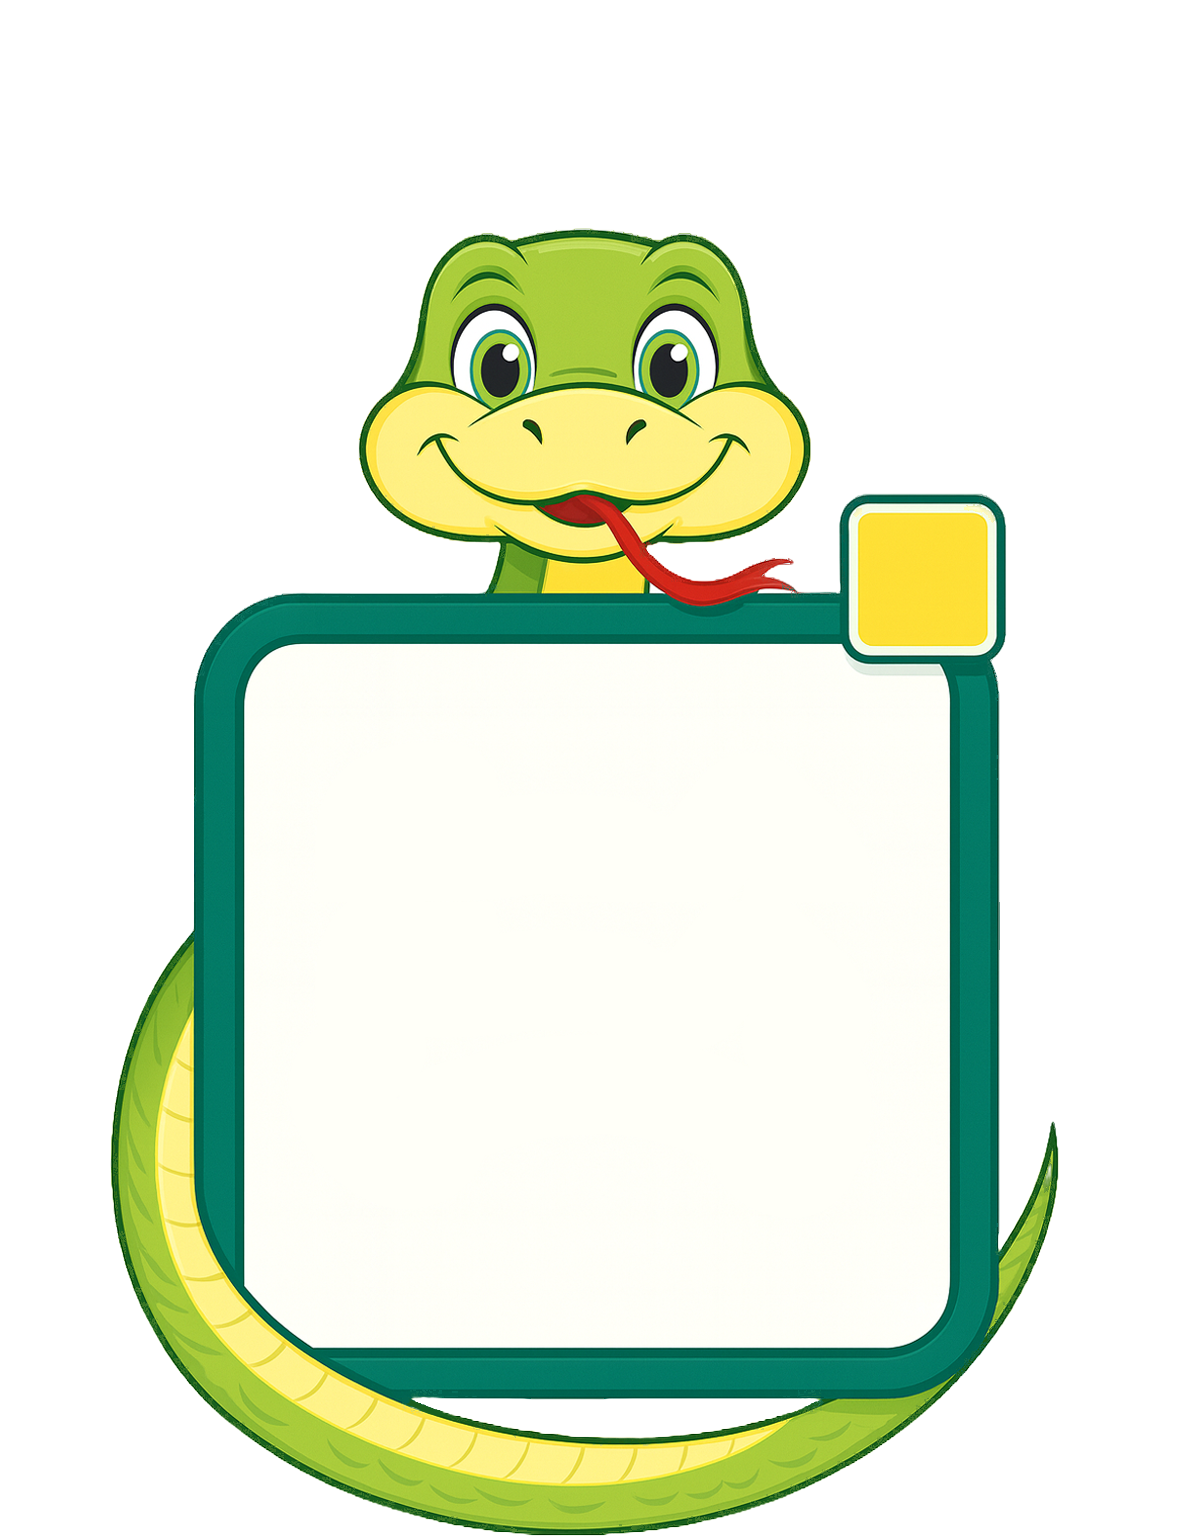
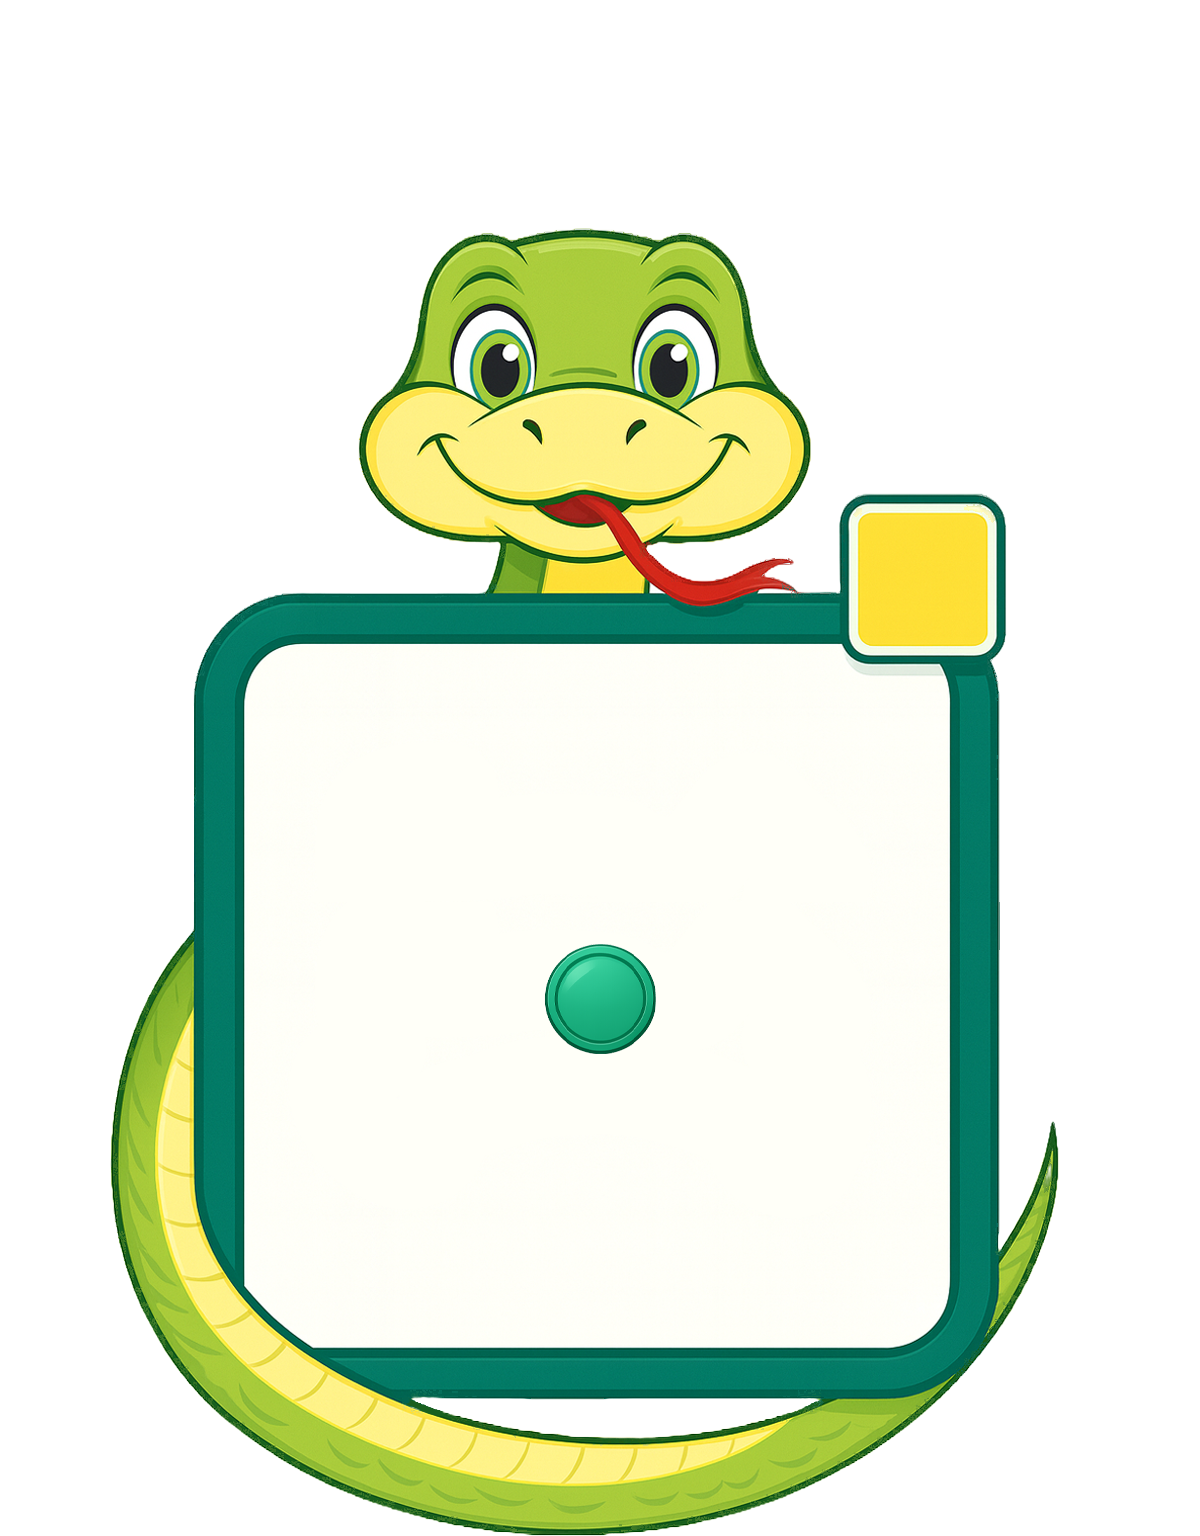
Layers edited between the first and the second 1200 × 1536 image:
added layer "Слой 2" above "Слой 1" over [544, 944, 656, 1054]